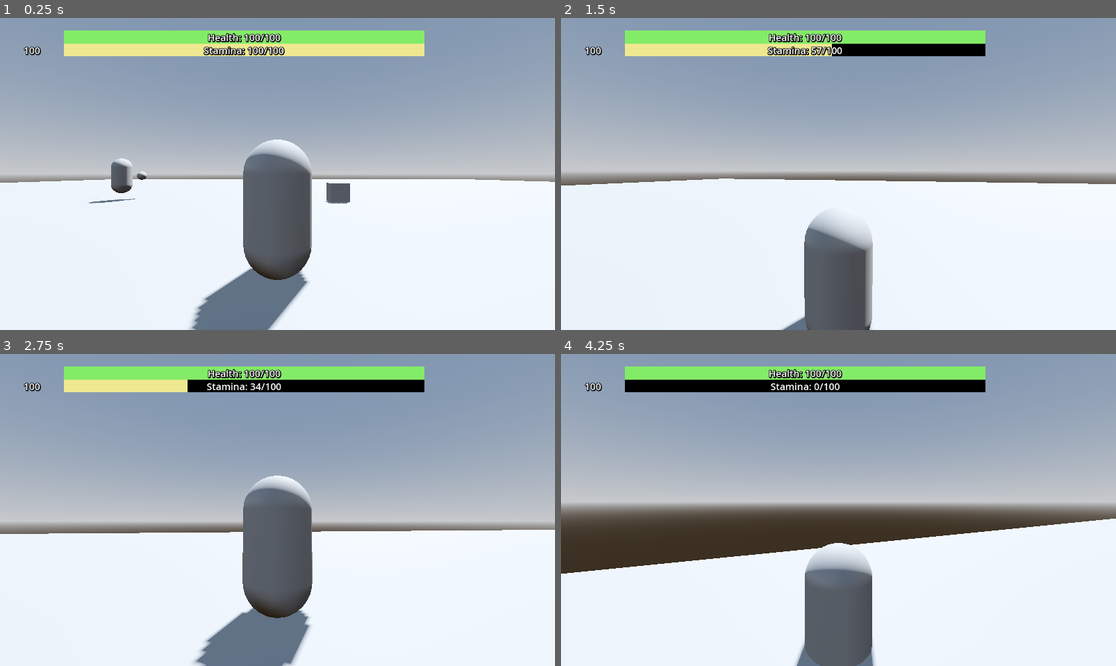
Above: before the commit, frames 1-4 (two rows, left to right).
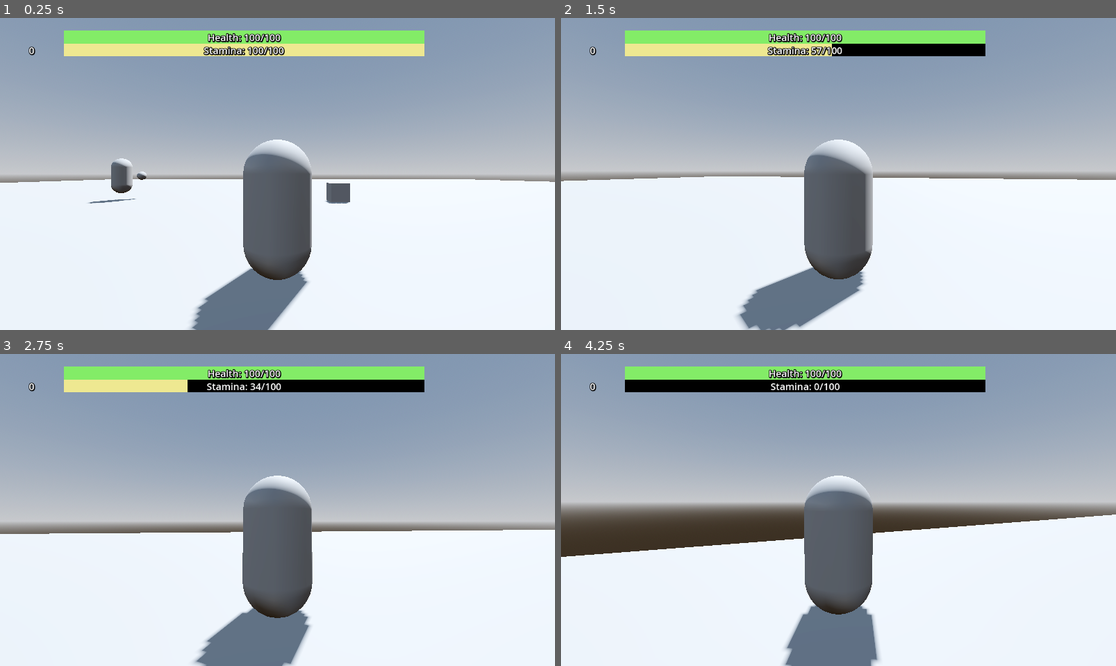
Above: after the commit, the same moments.

Repository: jalvarez2016/Crow-Shrine
Game: Godot game, scene res://Shrine.tscn
Same seed, same stepped clock (60 frames per second), same inputs: the game is played once before the commit and once after it. The project has no main scene, so this scene is started directly.
Inputs (mouse positions are in pixels of both pictures, inside the frame that each line leads up to):
- Up to frame 1 (0.25 s): no input
- Up to frame 2 (1.5 s): tap Enter at 0.5 s; move the mouse to (866, 174) at 0.52 s; hold Shift (sprint) 0.53-1.28 s; hold W (forward) from 0.53 s (still down); tap Space (jump) at 0.77 s; move the mouse to (810, 174) at 1.27 s; tap Ctrl (dodge) at 1.35 s
- Up to frame 3 (2.75 s): keep holding W (forward); tap Space (jump) at 1.52 s; tap Shift (sprint) at 1.55 s; move the mouse to (288, 503) at 2.02 s; hold Shift (sprint) from 2.03 s (still down)
- Up to frame 4 (4.25 s): keep holding W (forward); move the mouse to (832, 516) at 2.77 s; release Shift (sprint) at 2.78 s; tap Shift (sprint) at 2.85 s; tap Space (jump) at 3.02, 3.77 s; move the mouse to (877, 513) at 3.52 s; hold Shift (sprint) from 3.53 s (still down); tap Ctrl (dodge) at 3.6 s

The runs differ from the first frame. In frame 1, less than 0.1% of the frame differs, in the area x 4-8%, y 9-13%; in frame 2, 8.8%; in frame 3, less than 0.1%; in frame 4, 9.3%, in the area x 0-100%, y 9-100%.

Commit message:
update dodge mechanic

Diff:
--- a/Enemies/BaseEnemy.gd
+++ b/Enemies/BaseEnemy.gd
@@ -64,7 +64,7 @@
 	player_detected = false
 
 func _on_hit_player(body):
-	if body is Player && player_is_in_striking_distance:
+	if body.is_in_group("Player") && player_is_in_striking_distance:
 		print('hit player')
 		body.attacked(strength)
 
--- a/Enemies/BaseEnemy.tscn
+++ b/Enemies/BaseEnemy.tscn
@@ -26,10 +26,10 @@
 tracks/0/interp = 1
 tracks/0/loop_wrap = true
 tracks/0/keys = {
-"times": PackedFloat32Array(0, 0.1, 0.20831, 0.3, 0.462188, 1),
+"times": PackedFloat32Array(0, 0.1, 0.2, 0.3, 0.5, 0.8),
 "transitions": PackedFloat32Array(1, 1, 1, 1, 1, 1),
 "update": 0,
-"values": [Vector3(-1, 0, 0), Vector3(-1, 0, 0.64), Vector3(-1.01818, 0, -1.10495), Vector3(0, 0, -1.42116), Vector3(-0.521636, 0, -0.729771), Vector3(-1, 0, 0)]
+"values": [Vector3(-1, 0, 0), Vector3(-1, 0, 0.64), Vector3(-1.018, 0.5, -1.105), Vector3(0, 0.5, -1.421), Vector3(-0.522, 0.5, -0.73), Vector3(-1, 0, 0)]
 }
 
 [sub_resource type="Animation" id="Animation_gjyan"]
@@ -108,6 +108,6 @@
 "": SubResource("AnimationLibrary_mp3t5")
 }
 
-[connection signal="body_entered" from="Weapon" to="." method="_on_hit_player"]
+[connection signal="area_entered" from="Weapon" to="." method="_on_hit_player"]
 [connection signal="body_entered" from="StrikingArea" to="." method="_on_striking_area_entered"]
 [connection signal="body_exited" from="StrikingArea" to="." method="_on_striking_area_exited"]
--- /dev/null
+++ b/Player/Hitbox.gd
@@ -0,0 +1,9 @@
+extends Area3D
+
+@export var player_manager : Player
+
+func attacked(damage: float):
+	player_manager.attacked(damage);
+
+func healed(amount: float):
+	player_manager.healed(amount);
--- a/Player/Player.tscn
+++ b/Player/Player.tscn
@@ -7,9 +7,9 @@
 [ext_resource type="LabelSettings" uid="uid://t72nuuri0je5" path="res://Player/ProgressBars/BarText.tres" id="5_optwe"]
 [ext_resource type="Script" path="res://Player/UI/Treasure/TreasureCount.gd" id="5_ygfrn"]
 [ext_resource type="Script" path="res://Player/ProgressBars/BarManager.gd" id="6_8rjsf"]
+[ext_resource type="Script" path="res://Player/Hitbox.gd" id="8_vvhcg"]
 
 [sub_resource type="CapsuleShape3D" id="CapsuleShape3D_wk33r"]
-radius = 0.5
 
 [sub_resource type="CapsuleMesh" id="CapsuleMesh_ywoj8"]
 
@@ -22,11 +22,11 @@
 tracks/0/type = "value"
 tracks/0/imported = false
 tracks/0/enabled = true
-tracks/0/path = NodePath("CollisionShape3D:shape:height")
+tracks/0/path = NodePath("Hitbox/CollisionShape3D:shape:height")
 tracks/0/interp = 1
 tracks/0/loop_wrap = true
 tracks/0/keys = {
-"times": PackedFloat32Array(0, 0.04, 0.6, 0.8),
+"times": PackedFloat32Array(0, 0.1, 0.5, 0.8),
 "transitions": PackedFloat32Array(1, 1, 1, 1),
 "update": 0,
 "values": [2.0, 1.0, 1.0, 2.0]
@@ -34,14 +34,14 @@
 tracks/1/type = "value"
 tracks/1/imported = false
 tracks/1/enabled = true
-tracks/1/path = NodePath("Head:position")
+tracks/1/path = NodePath("Hitbox/CollisionShape3D:position")
 tracks/1/interp = 1
 tracks/1/loop_wrap = true
 tracks/1/keys = {
-"times": PackedFloat32Array(0, 0.04, 0.6, 0.8),
+"times": PackedFloat32Array(0, 0.1, 0.5, 0.8),
 "transitions": PackedFloat32Array(1, 1, 1, 1),
 "update": 0,
-"values": [Vector3(0, 0.5, 0), Vector3(0, 1.5, 0), Vector3(0, 1.5, 0), Vector3(0, 0.5, 0)]
+"values": [Vector3(0, 0, 0), Vector3(0, -0.5, 0), Vector3(0, -0.5, 0), Vector3(0, 0, 0)]
 }
 
 [sub_resource type="Animation" id="Animation_ybxnj"]
@@ -49,7 +49,7 @@
 tracks/0/type = "value"
 tracks/0/imported = false
 tracks/0/enabled = true
-tracks/0/path = NodePath("CollisionShape3D:shape:height")
+tracks/0/path = NodePath("Hitbox/CollisionShape3D:shape:height")
 tracks/0/interp = 1
 tracks/0/loop_wrap = true
 tracks/0/keys = {
@@ -61,14 +61,14 @@
 tracks/1/type = "value"
 tracks/1/imported = false
 tracks/1/enabled = true
-tracks/1/path = NodePath("Head:position")
+tracks/1/path = NodePath("Hitbox/CollisionShape3D:position")
 tracks/1/interp = 1
 tracks/1/loop_wrap = true
 tracks/1/keys = {
 "times": PackedFloat32Array(0),
 "transitions": PackedFloat32Array(1),
 "update": 0,
-"values": [Vector3(0, 0.5, 0)]
+"values": [Vector3(0, -0.5, 0)]
 }
 
 [sub_resource type="AnimationLibrary" id="AnimationLibrary_7hrsk"]
@@ -76,6 +76,8 @@
 "Dodge": SubResource("Animation_d83u5"),
 "RESET": SubResource("Animation_ybxnj")
 }
+
+[sub_resource type="CapsuleShape3D" id="CapsuleShape3D_4xyj3"]
 
 [node name="CharacterBody3D" type="CharacterBody3D" node_paths=PackedStringArray("UI_controller", "roll_cooldwon") groups=["Player"]]
 script = ExtResource("1_80koi")
@@ -160,4 +162,12 @@
 [node name="RollTimer" type="Timer" parent="."]
 wait_time = 0.8
 
+[node name="Hitbox" type="Area3D" parent="." node_paths=PackedStringArray("player_manager") groups=["Player"]]
+script = ExtResource("8_vvhcg")
+player_manager = NodePath("..")
+
+[node name="CollisionShape3D" type="CollisionShape3D" parent="Hitbox"]
+transform = Transform3D(1, 0, 0, 0, 1, 0, 0, 0, 1, 0, -0.5, 0)
+shape = SubResource("CapsuleShape3D_4xyj3")
+
 [connection signal="timeout" from="RollTimer" to="." method="_on_roll_timer_timeout"]
--- a/Player/PlayerManager.gd
+++ b/Player/PlayerManager.gd
@@ -67,6 +67,9 @@
 func attacked(damage: float):
 	UI_controller.damage(damage)
 
+func healed(amount: float):
+	UI_controller.heal(amount)
+
 func dodge():
 	dodging = true
 	roll_cooldwon.start()
--- a/Player/ProgressBars/BarManager.gd
+++ b/Player/ProgressBars/BarManager.gd
@@ -16,11 +16,13 @@
 	value += amount
 	if value > max_value:
 		value = max_value
+	update_ui_bar()
 
 func subtract(amount: float = decay_rate):
 	value -= amount
 	if value < 0:
 		value = 0
+	update_ui_bar()
 
 func update_ui_bar():
 	ui_bar.update_value(value, max_value)
--- a/Player/UI/PlayerUIManager.gd
+++ b/Player/UI/PlayerUIManager.gd
@@ -10,21 +10,14 @@
 	health.subtract(amount)
 	treasure.subtract() #the amount of money lost per hit is always the same
 
-	health.update_ui_bar()
-	treasure.update_count()
-
 func heal(amount: float):
 	health.add(amount)
-	health.update_ui_bar()
 
 func use_stamina(amount: float = 0):
 	if amount > 0:
 		stamina.subtract(amount)
-		stamina.update_ui_bar()
 
 	stamina.subtract(.5)
-	stamina.update_ui_bar()
 
 func refill_stamina():
 	stamina.add(.1)
-	stamina.update_ui_bar()
--- a/Player/UI/Treasure/TreasureCount.gd
+++ b/Player/UI/Treasure/TreasureCount.gd
@@ -9,16 +9,19 @@
 
 func _ready():
 	value = start_value
+	treasure_count.text = str(value)
 
 func add(amount: float):
 	value += amount
 	if value > max_value:
 		value = max_value
+	treasure_count.text = str(value)
 
 func subtract():
 	value -= loss_value
 	if value < 0:
 		value = 0
+	treasure_count.text = str(value)
 
 func update_count():
 	treasure_count.text = str(value)
Not shown: 1 places in Player/Player.tscn that only renumber resources
